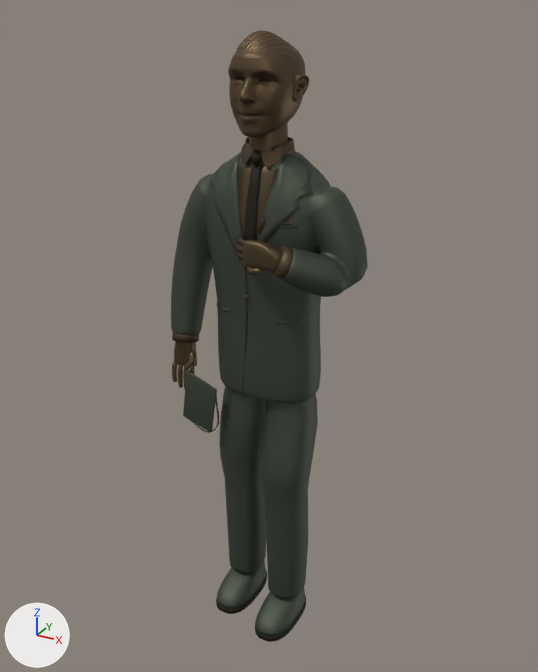
Two versions of the glTF model assets/models/kiesinger/kiesinger-statue.glb, one commit apart.
Camera for both pictures: a camera (50 mm lens) standing at (3.23, -5.84, 6.16) and looking at (0.01, 0.03, 3.23). Lighting does not change. The marker at lower left points along +X, +Y and +Z. The older version comes first.

Names of what the first picture shows: 'Bronze with green patina — game mesh', 'Combed bronze hair — game mesh', 'Oxidized bronze recesses — game mesh', 'Warm weathered bronze — game mesh'.
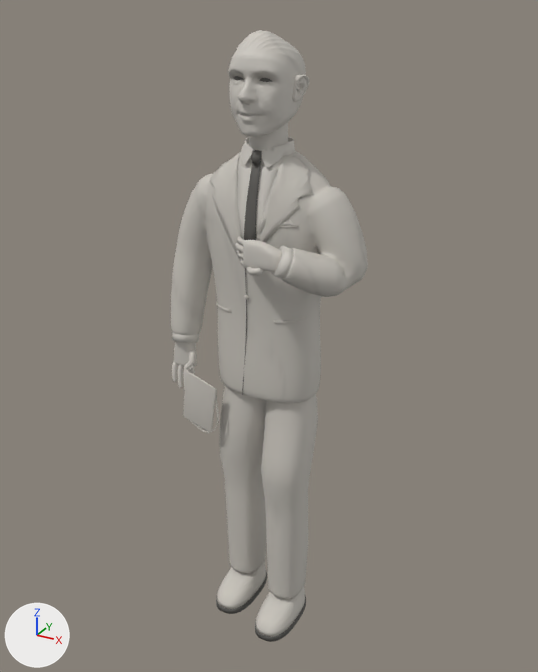
Commit message: Age Kiesinger portrait subtly and carve statue in marble

Diff of the bpy script that builds the scene:
```diff
--- a/assets/models/kiesinger/kiesinger-statue.glb.py
+++ b/assets/models/kiesinger/kiesinger-statue.glb.py
@@ mat_warm_ivory_marble @@
+mat_warm_ivory_marble = bpy.data.materials.new('Warm ivory marble')
+mat_warm_ivory_marble.use_nodes = True; mat_warm_ivory_marble.node_tree.nodes.clear()
+_N = mat_warm_ivory_marble.node_tree.nodes; _L = mat_warm_ivory_marble.node_tree.links
+n0 = _N.new('ShaderNodeBsdfPrincipled'); n0.name = 'Principled BSDF'
+n0.inputs[2].default_value = 0.62  # 'Roughness'
+n1 = _N.new('ShaderNodeOutputMaterial'); n1.name = 'Material Output'
+n2 = _N.new('ShaderNodeVertexColor'); n2.name = 'Color Attribute'
+_L.new(n0.outputs[0], n1.inputs[0])  # 'BSDF' to 'Surface'
+_L.new(n2.outputs[0], n0.inputs[0])  # 'Color' to 'Base Color'
@@ mat_shadowed_marble_recesses @@
+mat_shadowed_marble_recesses = bpy.data.materials.new('Shadowed marble recesses')
+mat_shadowed_marble_recesses.use_nodes = True; mat_shadowed_marble_recesses.node_tree.nodes.clear()
+_N = mat_shadowed_marble_recesses.node_tree.nodes; _L = mat_shadowed_marble_recesses.node_tree.links
+n0 = _N.new('ShaderNodeBsdfPrincipled'); n0.name = 'Principled BSDF'
+n0.inputs[2].default_value = 0.82  # 'Roughness'
+n1 = _N.new('ShaderNodeOutputMaterial'); n1.name = 'Material Output'
+n2 = _N.new('ShaderNodeVertexColor'); n2.name = 'Color Attribute'
+_L.new(n0.outputs[0], n1.inputs[0])  # 'BSDF' to 'Surface'
+_L.new(n2.outputs[0], n0.inputs[0])  # 'Color' to 'Base Color'
@@ mat_pale_marble_details @@
+mat_pale_marble_details = bpy.data.materials.new('Pale marble details')
+mat_pale_marble_details.use_nodes = True; mat_pale_marble_details.node_tree.nodes.clear()
+_N = mat_pale_marble_details.node_tree.nodes; _L = mat_pale_marble_details.node_tree.links
+n0 = _N.new('ShaderNodeBsdfPrincipled'); n0.name = 'Principled BSDF'
+n0.inputs[2].default_value = 0.64  # 'Roughness'
+n1 = _N.new('ShaderNodeOutputMaterial'); n1.name = 'Material Output'
+n2 = _N.new('ShaderNodeVertexColor'); n2.name = 'Color Attribute'
+_L.new(n0.outputs[0], n1.inputs[0])  # 'BSDF' to 'Surface'
+_L.new(n2.outputs[0], n0.inputs[0])  # 'Color' to 'Base Color'
@@ mat_carved_marble_suit @@
+mat_carved_marble_suit = bpy.data.materials.new('Carved marble suit')
+mat_carved_marble_suit.use_nodes = True; mat_carved_marble_suit.node_tree.nodes.clear()
+_N = mat_carved_marble_suit.node_tree.nodes; _L = mat_carved_marble_suit.node_tree.links
+n0 = _N.new('ShaderNodeBsdfPrincipled'); n0.name = 'Principled BSDF'
+n0.inputs[2].default_value = 0.69  # 'Roughness'
+n1 = _N.new('ShaderNodeOutputMaterial'); n1.name = 'Material Output'
+n2 = _N.new('ShaderNodeVertexColor'); n2.name = 'Color Attribute'
+_L.new(n0.outputs[0], n1.inputs[0])  # 'BSDF' to 'Surface'
+_L.new(n2.outputs[0], n0.inputs[0])  # 'Color' to 'Base Color'
@@ me_l_shaped_oxford_upper_001 @@
 me_l_shaped_oxford_upper_001.from_pydata(...)  # 9525 vertices, 18938 faces; spans x -1.01..0.98, y -0.6..0.4, z 0.06..5.03
-me_l_shaped_oxford_upper_001.materials.append(mat_bronze_with_green_patina)  # dark grey #4e554a
+# me_l_shaped_oxford_upper_001 part 1: vertex colours changed
+me_l_shaped_oxford_upper_001.materials.append(mat_carved_marble_suit)
@@ me_low_open_fitted_shirt_collar_001 @@
 me_low_open_fitted_shirt_collar_001.from_pydata(...)  # 1150 vertices, 2236 faces; spans x -0.97..0.56, y -0.61..0.26, z 2.16..5.12
-me_low_open_fitted_shirt_collar_001.materials.append(mat_combed_bronze_hair)  # brown #574935
+me_low_open_fitted_shirt_collar_001.materials.append(mat_pale_marble_details)
@@ me_l_flat_oxford_sole_001 @@
-me_l_flat_oxford_sole_001.from_pydata(...)  # 2930 vertices, 5522 faces; spans x -0.5..0.5, y -0.61..0.34, z 0.0..5.65
+me_l_flat_oxford_sole_001.from_pydata(...)  # 2931 vertices, 5523 faces; spans x -0.5..0.5, y -0.61..0.34, z 0.0..5.65
+# me_l_flat_oxford_sole_001 part 2: 1691 faces spanning x -0.5..0.5, y -0.61..0.34, z 0.0..5.65 switch from mat_oxidized_bronze_recesses (black #2c271e) to mat_shadowed_marble_recesses
+# edits to the shape of me_l_flat_oxford_sole_001 do not show in these pictures
@@ me_human_neck_tapering_beneath_rear_jaw_001 @@
-me_human_neck_tapering_beneath_rear_jaw_001.from_pydata(...)  # 28711 vertices, 56949 faces; spans x -0.98..0.45, y -0.59..0.36, z 2.57..6.0
+me_human_neck_tapering_beneath_rear_jaw_001.from_pydata(...)  # 28710 vertices, 56949 faces; spans x -0.98..0.45, y -0.59..0.36, z 2.57..6.0
+# me_human_neck_tapering_beneath_rear_jaw_001 part 3: 1043 vertices moved within x -0.28..0.28, y -0.41..0.29, z 5.18..5.89; 1384 vertices removed from x -0.29..0.29, y -0.42..0.35, z 5.18..5.89; 1383 vertices added at x -0.29..0.29, y -0.41..0.34, z 5.18..5.83
+# me_human_neck_tapering_beneath_rear_jaw_001 part 4: 41664 kept faces spanning x -0.98..0.45, y -0.59..0.36, z 2.57..6.0 get new vertex colours; the middle colour goes from brown #5f4e38 to light grey #ccc8c0
+# me_human_neck_tapering_beneath_rear_jaw_001 part 5: 41664 faces spanning x -0.98..0.45, y -0.59..0.36, z 2.57..6.0 switch from mat_warm_weathered_bronze to mat_warm_ivory_marble
+# other edits to the shape of me_human_neck_tapering_beneath_rear_jaw_001 do not show in these pictures
```

Boxes (x1, y1, x2, y2) around the edits, measured in the pictures (538 x 672 px; the box of a moved part takes in the faces that stretch with it):
'Bronze with green patina — game mesh', recoloured (dark grey to grey): (171, 151, 368, 637) in both
'Combed bronze hair — game mesh', recoloured: (172, 137, 295, 433) in both
part 2 of me_l_flat_oxford_sole_001, recoloured: (216, 78, 306, 642) in both
part 3 of me_human_neck_tapering_beneath_rear_jaw_001, moved or reshaped: before (229, 52, 294, 136); after (229, 52, 294, 137)
part 4 of me_human_neck_tapering_beneath_rear_jaw_001, recoloured: (172, 30, 309, 389) in both
part 5 of me_human_neck_tapering_beneath_rear_jaw_001, recoloured: (172, 30, 309, 389) in both
